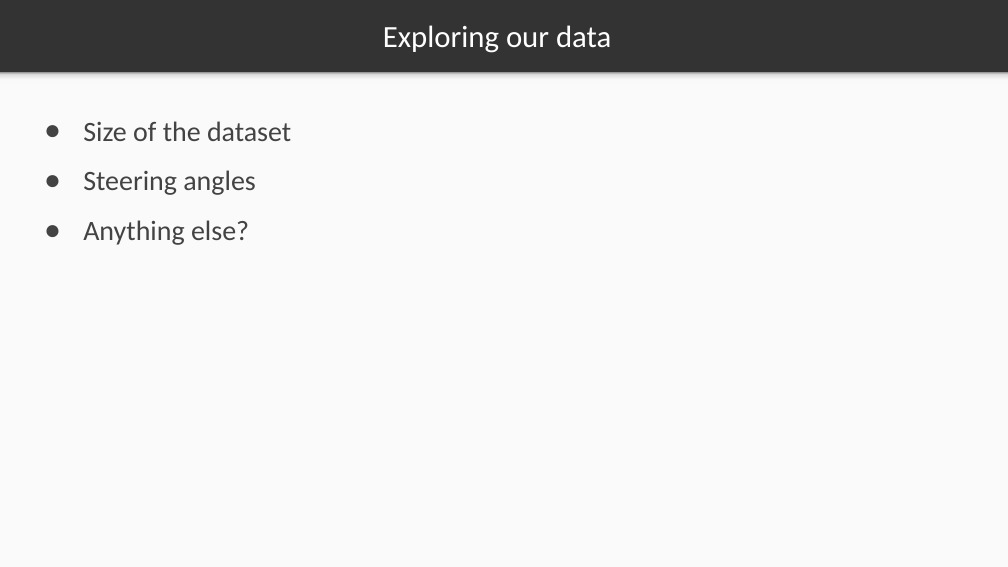
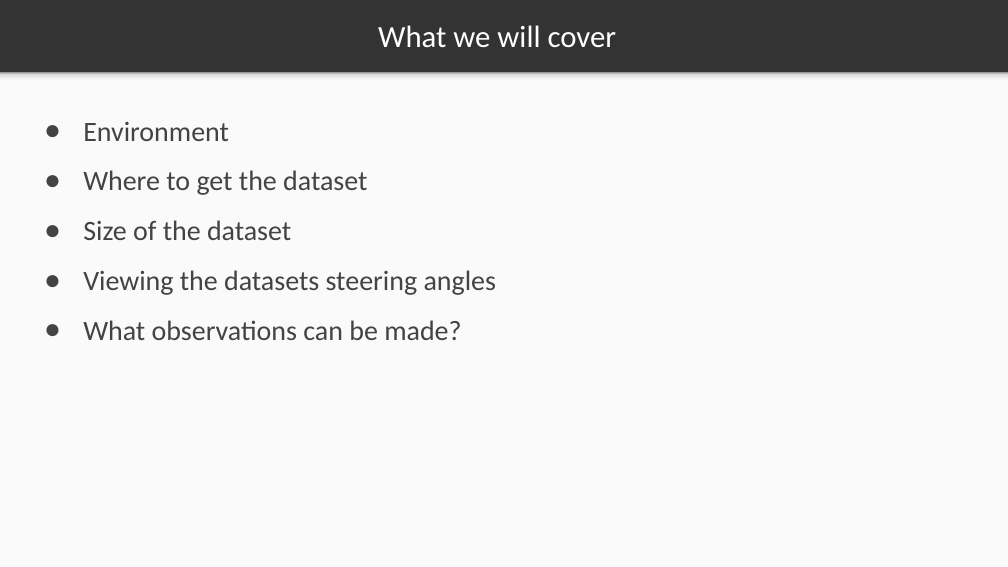
Before and after one commit to markstrefford/1.-Learning-Python-AI-by-Example, a slide deck: slide 9 of 4. Predicting the steering angle of a car/Slides/4.1.pptx. Drawn at 1008x567 pixels with LibreOffice and Linux fonts; fonts in the diff are those of the drawing. Boxes give left, top, right and bottom in pixels: in the first picture for what was removed or moved away, otherwise in the second. Text is boxed around its words. In the diff, an @@ line names an element or a change of style, - is before the commit and + after.

Commit message:
Updated slides

```diff
--- a/4. Predicting the steering angle of a car/Slides/4.1.pptx
+++ b/4. Predicting the steering angle of a car/Slides/4.1.pptx
@@ title at box(378, 25, 617, 48): text changed @@
-Exploring our data
+What we will cover
@@ text at box(83, 122, 367, 195): paragraphs added @@
+● Environment
+● Where to get the dataset
@@ text at box(83, 270, 497, 340): text changed @@
-● Steering angles
-● Anything else?
+● Viewing the datasets steering angles
+● What observations can be made?
```
Also in this commit, not shown: 2 other slides changed, 8 slides added.
